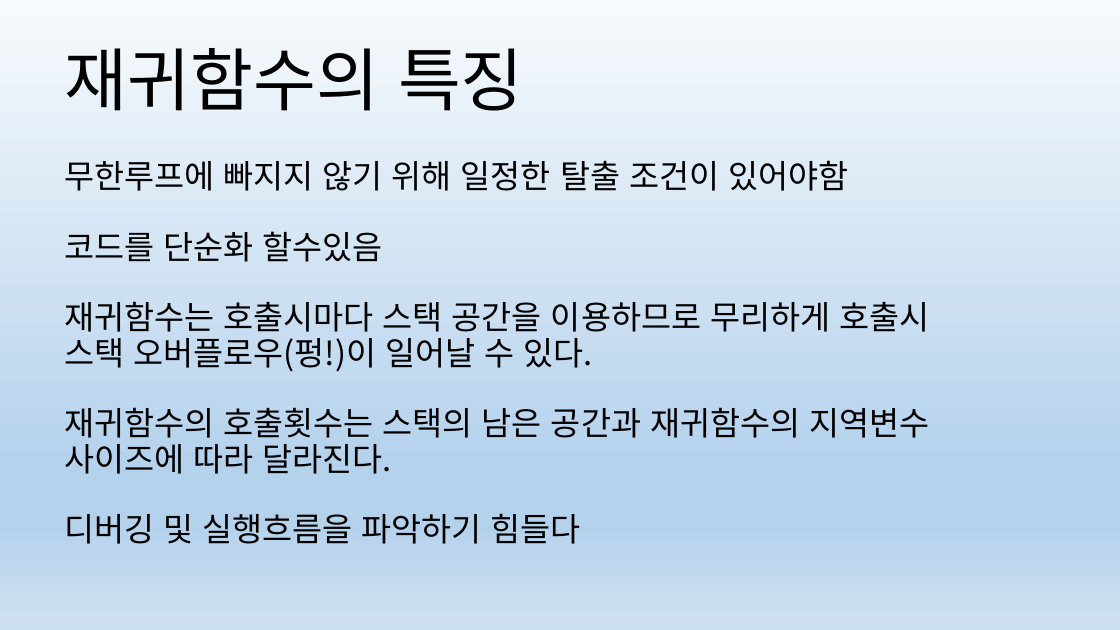
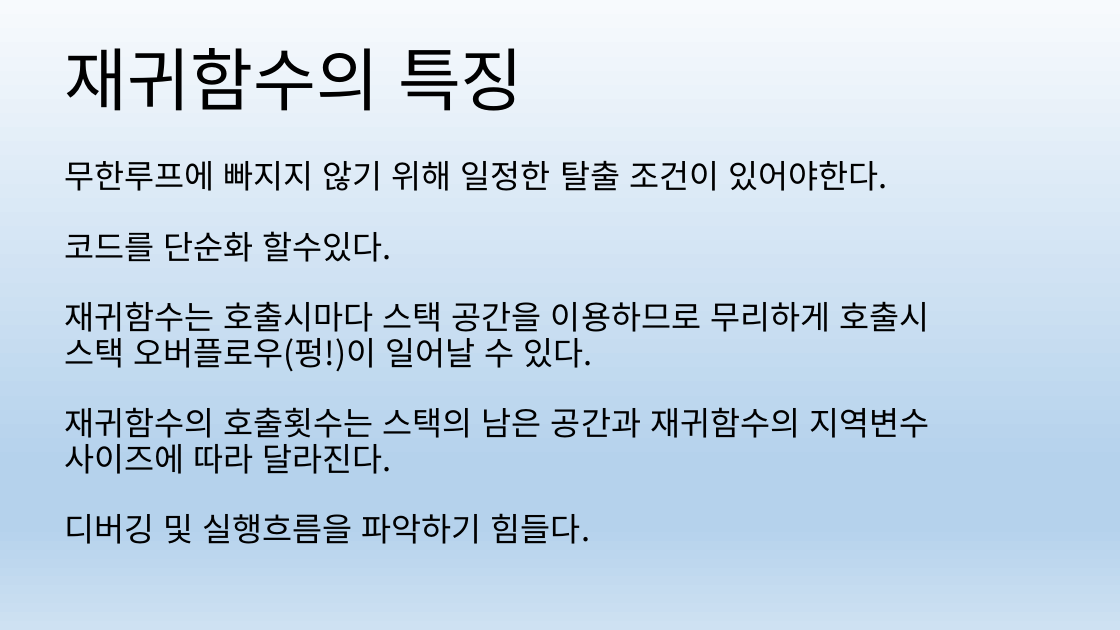
Before and after one commit to teamlog/-Jang_Seong_yoon, a slide deck: slide 3 of report/재귀함수 보고서.pptx. Drawn at 1120x630 pixels with LibreOffice and Linux fonts; fonts in the diff are those of the drawing. Boxes give left, top, right and bottom in pixels: in the first picture for what was removed or moved away, otherwise in the second. Text is boxed around its words. In the diff, an @@ line names an element or a change of style, - is before the commit and + after.

```diff
--- a/report/재귀함수 보고서.pptx
+++ b/report/재귀함수 보고서.pptx
@@ text at <box>64,160,887,262</box>: text changed @@
-무한루프에 빠지지 않기 위해 일정한 탈출 조건이 있어야함
-코드를 단순화 할수있음
+무한루프에 빠지지 않기 위해 일정한 탈출 조건이 있어야한다.
+코드를 단순화 할수있다.
@@ text at <box>64,513,590,544</box>: text changed @@
-디버깅 및 실행흐름을 파악하기 힘들다
+디버깅 및 실행흐름을 파악하기 힘들다.
```
Also in this commit, not shown: 4 other files.
